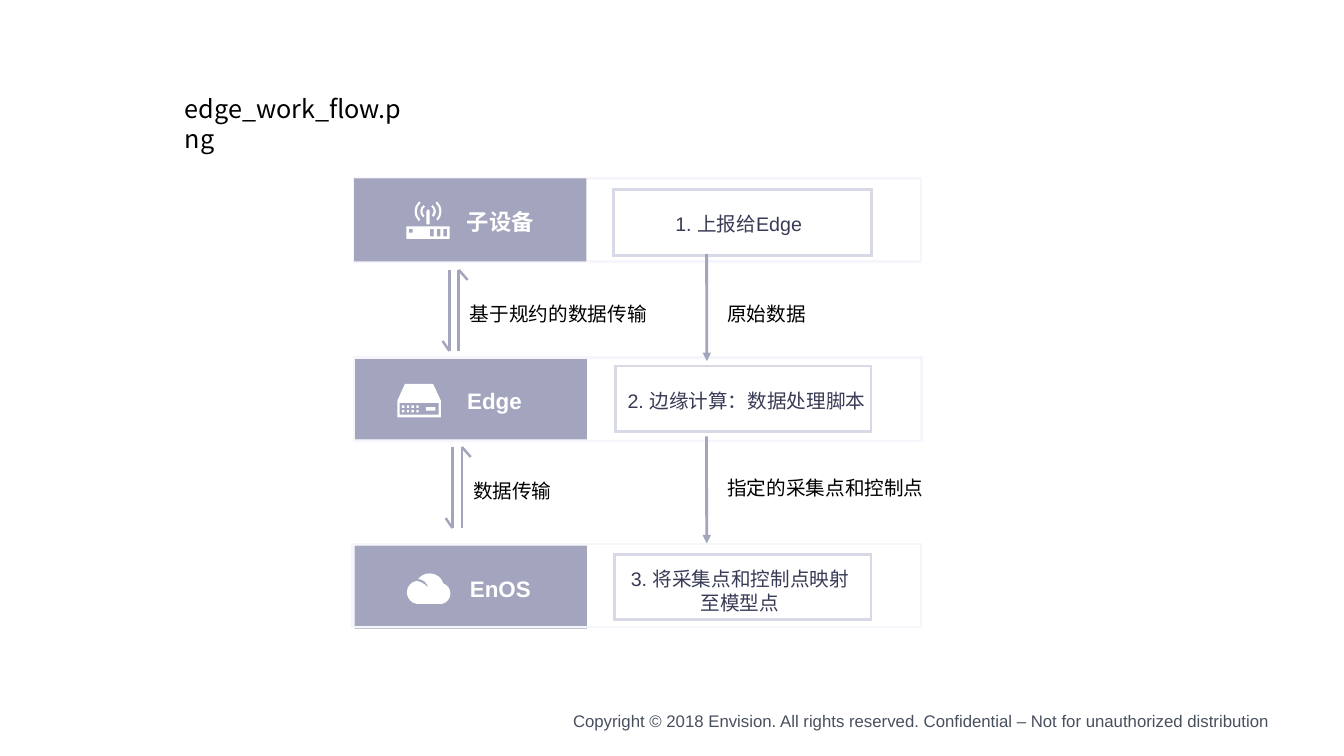
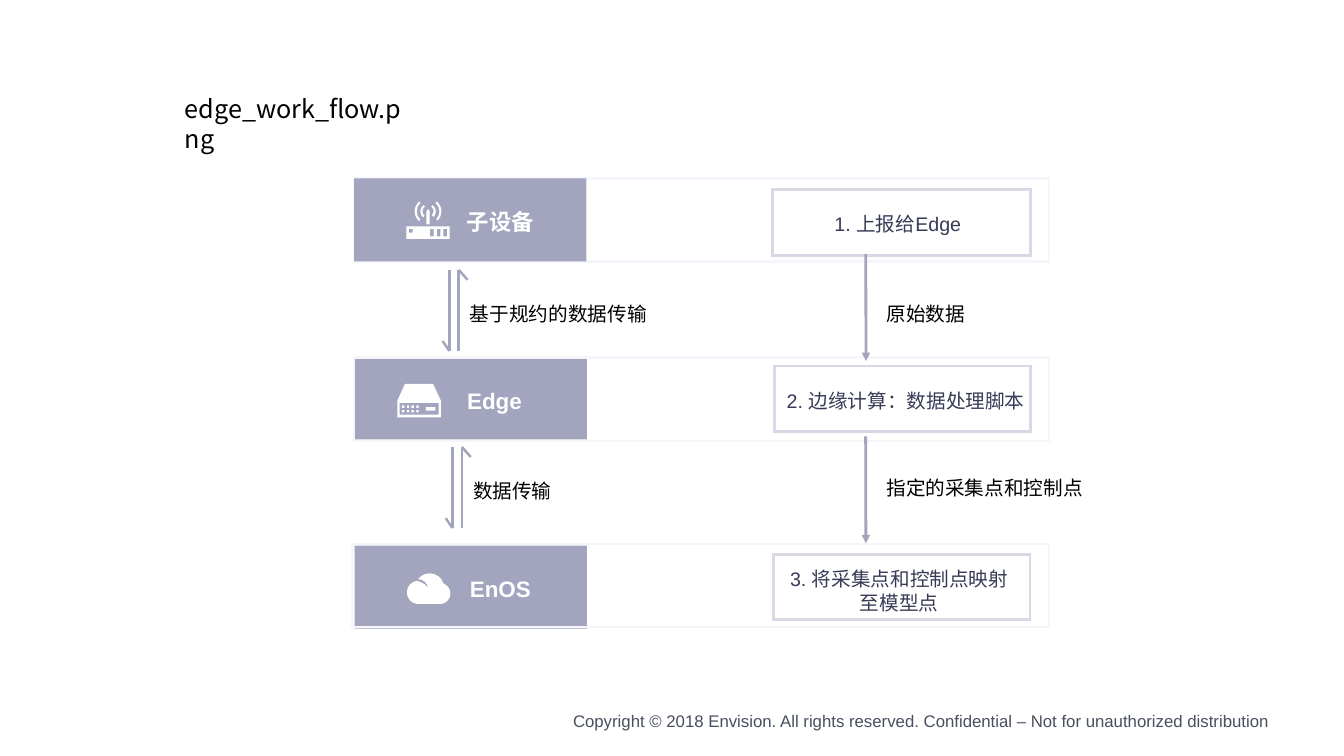
Before and after one commit to EnvisionDoc/enos_edge_zh, a slide deck: slide 5 of media/edge.pptx. Drawn at 1344x756 pixels with LibreOffice and Linux fonts; fonts in the diff are those of the drawing; background and template pictures are left out. Boxes give left, top, right and bottom in pixels: in the first picture for what was removed or moved away, otherwise in the second. Text is boxed around its words. In the diff, an @@ line names an element or a change of style, - is before the commit and + after.

```diff
--- a/media/edge.pptx
+++ b/media/edge.pptx
@@ rectangle: place and size @@
-rectangle at (354, 178, 921, 261)
+rectangle at (354, 178, 1049, 261)
@@ rectangle: place and size @@
-rectangle at (354, 358, 922, 441)
+rectangle at (354, 358, 1049, 441)
@@ 5 texts, 3 rectangles, 2 arrows: place and size @@
-5 texts, 3 rectangles, 2 arrows at (614, 190, 923, 620)
+5 texts, 3 rectangles, 2 arrows at (772, 190, 1082, 620)
@@ rectangle: place and size @@
-rectangle at (353, 544, 922, 627)
+rectangle at (353, 544, 1050, 627)
```
Also in this commit, not shown: 2 other files.
